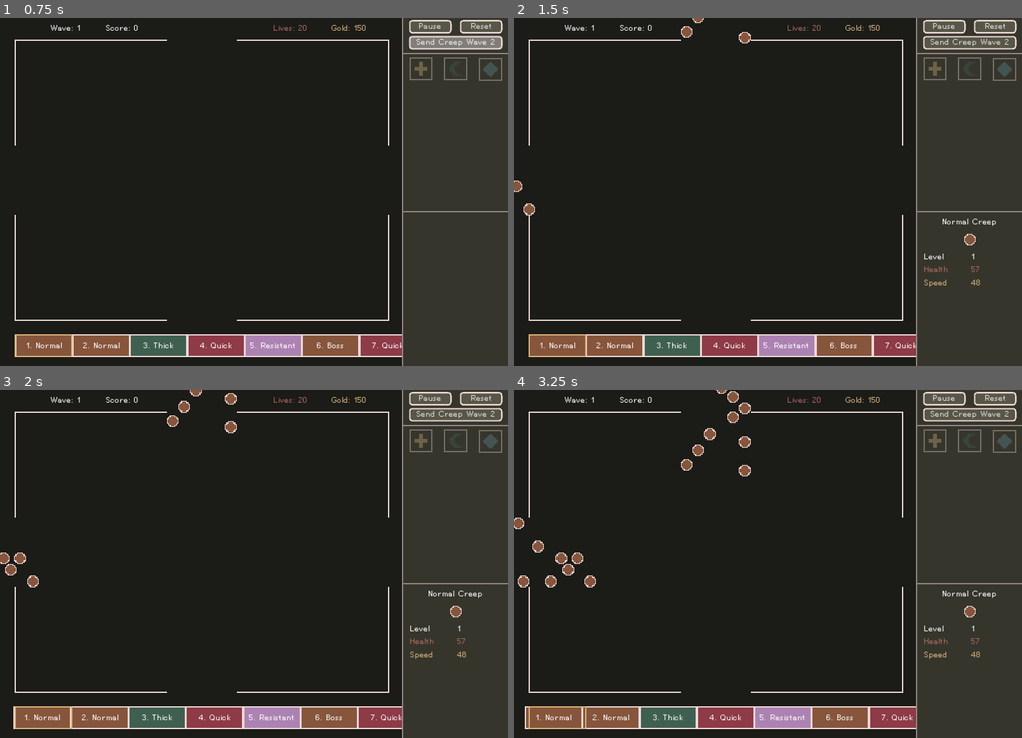
Above: before the commit, frames 1-4 (two rows, left to right).
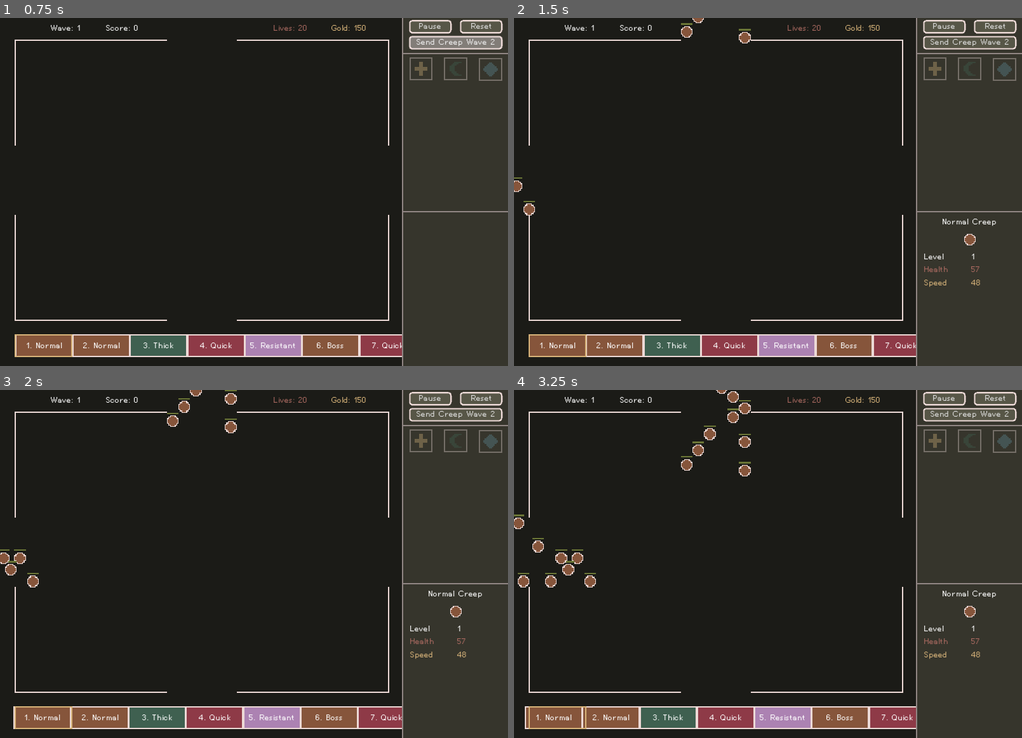
Above: after the commit, the same moments.

Repository: nolenroyalty/ReShape-TD
Game: Godot game, scene res://Main.tscn
Same seed, same stepped clock (60 frames per second), same inputs: the game is played once before the commit and once after it.
Inputs (mouse positions are in pixels of both pictures, inside the frame that each line leads up to):
- Up to frame 1 (0.75 s): click "Start" at 0.5 s
- Up to frame 2 (1.5 s): click (519, 209) at 1.27 s
- Up to frame 3 (2 s): no input
- Up to frame 4 (3.25 s): move the mouse to (717, 553) at 2.02 s; hold U (upgrade_tower) 2.03-2.78 s; hold Shift (continue_building) 2.03-2.78 s; click (717, 553) at 2.17 s; move the mouse to (666, 581) at 2.77 s; tap R (reshape_tower) at 2.85 s

Frame 1 is identical in both runs. In frame 2, less than 0.1% of the frame differs, in the area x 0-47%, y 1-53%; in frame 3, less than 0.1%; in frame 4, 0.2%, in the area x 0-47%, y 0-53%.

Commit message:
health bars

Diff:
--- a/creeps/CreepGeneric.gd
+++ b/creeps/CreepGeneric.gd
@@ -32,6 +32,7 @@
 var chilled = false
 var stunned = false
 var poisoned = false
+var max_health = 0
 var health = 0
 var rng
 
@@ -127,6 +128,7 @@
 
 func damage(amount, bonus_gold):
 	health -= amount
+	$HealthBarFull.rect_scale.x = max(float(health), 0.0) / float(max_health)
 	emit_signal("state_changed")
 	if health <= 0:
 		state = S.DYING
@@ -178,7 +180,10 @@
 func update_rotation(target):
 	# We default to facing DOWN, which is 90 degrees.
 	# If we get back 0 degrees, we want to rotate -90 degrezzes
-	rotation_degrees = rad2deg(position.angle_to_point(target)) + 90
+	var rot = rad2deg(position.angle_to_point(target)) + 180
+	# var rot = rad2deg(position.angle_to_point(target)) + 90
+	spriteButton.rect_rotation = rot
+	$Hurtbox.rotation_degrees = rot
 
 func handle_collides(planned_move, my_remainder):
 	for i in get_slide_count():
@@ -304,6 +309,7 @@
 	self.level = level_
 	destination = dest
 	health = compute_health()
+	max_health = health
 
 func selected():
 	emit_signal("selected")
--- a/creeps/CreepGeneric.tscn
+++ b/creeps/CreepGeneric.tscn
@@ -15,11 +15,26 @@
 collision_mask = 0
 script = ExtResource( 1 )
 
+[node name="HealthBarEmpty" type="ColorRect" parent="."]
+margin_left = -8.0
+margin_top = -11.0
+margin_right = 8.0
+margin_bottom = -9.0
+color = Color( 0.662745, 0.411765, 0.376471, 1 )
+
+[node name="HealthBarFull" type="ColorRect" parent="."]
+margin_left = -8.0
+margin_top = -11.0
+margin_right = 8.0
+margin_bottom = -9.0
+color = Color( 0.419608, 0.462745, 0.211765, 1 )
+
 [node name="SpriteButton" type="TextureButton" parent="."]
 margin_left = -8.0
 margin_top = -8.0
 margin_right = 8.0
 margin_bottom = 8.0
+rect_pivot_offset = Vector2( 8, 8 )
 mouse_filter = 1
 texture_normal = ExtResource( 2 )
 
--- a/creeps/CreepNormal.tscn
+++ b/creeps/CreepNormal.tscn
@@ -9,7 +9,15 @@
 
 [node name="Creep" instance=ExtResource( 1 )]
 
-[node name="SpriteButton" parent="." index="0"]
+[node name="HealthBarEmpty" parent="." index="0"]
+margin_top = -12.0
+margin_bottom = -10.0
+
+[node name="HealthBarFull" parent="." index="1"]
+margin_top = -12.0
+margin_bottom = -10.0
+
+[node name="SpriteButton" parent="." index="2"]
 texture_normal = ExtResource( 2 )
 
 [node name="CollisionShape2D" parent="Hurtbox" index="0"]
--- a/creeps/CreepQuick.tscn
+++ b/creeps/CreepQuick.tscn
@@ -5,20 +5,15 @@
 [ext_resource path="res://creeps/CreepQuick.gd" type="Script" id=3]
 
 [sub_resource type="CapsuleShape2D" id=1]
+resource_local_to_scene = true
 radius = 5.0
-height = 5.0
+height = 4.0
 
 [node name="Creep" instance=ExtResource( 1 )]
 script = ExtResource( 3 )
 
-[node name="SpriteButton" parent="." index="0"]
-margin_left = 8.0
-margin_top = -7.0
-margin_right = 24.0
-margin_bottom = 9.0
-rect_rotation = 89.9999
+[node name="SpriteButton" parent="." index="2"]
 texture_normal = ExtResource( 2 )
 
 [node name="CollisionShape2D" parent="Hurtbox" index="0"]
-position = Vector2( 0, 1 )
 shape = SubResource( 1 )
--- a/creeps/CreepResist.tscn
+++ b/creeps/CreepResist.tscn
@@ -11,7 +11,7 @@
 [node name="Creep" instance=ExtResource( 1 )]
 script = ExtResource( 3 )
 
-[node name="SpriteButton" parent="." index="0"]
+[node name="SpriteButton" parent="." index="2"]
 texture_normal = ExtResource( 2 )
 
 [node name="CollisionShape2D" parent="Hurtbox" index="0"]
--- a/creeps/CreepThick.tscn
+++ b/creeps/CreepThick.tscn
@@ -5,21 +5,29 @@
 [ext_resource path="res://creeps/CreepThick.gd" type="Script" id=3]
 
 [sub_resource type="CapsuleShape2D" id=1]
-radius = 8.0
-height = 3.0
+radius = 6.0
+height = 8.01
 
 [node name="CreepThick" instance=ExtResource( 1 )]
 script = ExtResource( 3 )
 
-[node name="SpriteButton" parent="." index="0"]
-margin_left = 16.0
+[node name="HealthBarEmpty" parent="." index="0"]
+margin_top = -14.0
+margin_bottom = -12.0
+
+[node name="HealthBarFull" parent="." index="1"]
+margin_top = -14.0
+margin_bottom = -12.0
+
+[node name="SpriteButton" parent="." index="2"]
+margin_left = -16.0
 margin_top = -16.0
-margin_right = 48.0
+margin_right = 16.0
 margin_bottom = 16.0
-rect_rotation = 90.0
+rect_pivot_offset = Vector2( 16, 16 )
 texture_normal = ExtResource( 2 )
 
 [node name="CollisionShape2D" parent="Hurtbox" index="0"]
-position = Vector2( 0, 1 )
-rotation = 3.14159
+position = Vector2( 1, 0 )
+rotation = 1.57079
 shape = SubResource( 1 )
--- a/creeps/NormalBoss.tscn
+++ b/creeps/NormalBoss.tscn
@@ -1,16 +1,32 @@
-[gd_scene load_steps=4 format=2]
+[gd_scene load_steps=5 format=2]
 
 [ext_resource path="res://creeps/CreepGeneric.tscn" type="PackedScene" id=1]
 [ext_resource path="res://creeps/sprites/normalboss.png" type="Texture" id=2]
 [ext_resource path="res://creeps/NormalBoss.gd" type="Script" id=3]
 
+[sub_resource type="CircleShape2D" id=1]
+resource_local_to_scene = true
+radius = 11.0
+
 [node name="Creep" instance=ExtResource( 1 )]
 script = ExtResource( 3 )
 
-[node name="SpriteButton" parent="." index="0"]
-margin_left = 16.0
+[node name="HealthBarEmpty" parent="." index="0"]
+margin_top = -14.0
+margin_bottom = -12.0
+
+[node name="HealthBarFull" parent="." index="1"]
+margin_top = -14.0
+margin_bottom = -12.0
+
+[node name="SpriteButton" parent="." index="2"]
+margin_left = -16.0
 margin_top = -16.0
-margin_right = 48.0
+margin_right = 16.0
 margin_bottom = 16.0
 rect_rotation = 89.9999
+rect_pivot_offset = Vector2( 16, 16 )
 texture_normal = ExtResource( 2 )
+
+[node name="CollisionShape2D" parent="Hurtbox" index="0"]
+shape = SubResource( 1 )
--- a/creeps/QuickBoss.tscn
+++ b/creeps/QuickBoss.tscn
@@ -10,12 +10,21 @@
 [node name="Creep" instance=ExtResource( 2 )]
 script = ExtResource( 3 )
 
-[node name="SpriteButton" parent="." index="0"]
-margin_left = 16.0
+[node name="HealthBarEmpty" parent="." index="0"]
+margin_top = -18.0
+margin_bottom = -16.0
+
+[node name="HealthBarFull" parent="." index="1"]
+margin_top = -18.0
+margin_bottom = -16.0
+
+[node name="SpriteButton" parent="." index="2"]
+margin_left = -16.0
 margin_top = -16.0
-margin_right = 48.0
+margin_right = 16.0
 margin_bottom = 16.0
 rect_rotation = 89.9999
+rect_pivot_offset = Vector2( 16, 16 )
 texture_normal = ExtResource( 1 )
 
 [node name="CollisionShape2D" parent="Hurtbox" index="0"]
--- a/creeps/ResistantBoss.tscn
+++ b/creeps/ResistantBoss.tscn
@@ -10,12 +10,21 @@
 [node name="Creep" instance=ExtResource( 1 )]
 script = ExtResource( 3 )
 
-[node name="SpriteButton" parent="." index="0"]
-margin_left = 16.0
+[node name="HealthBarEmpty" parent="." index="0"]
+margin_top = -17.0
+margin_bottom = -15.0
+
+[node name="HealthBarFull" parent="." index="1"]
+margin_top = -17.0
+margin_bottom = -15.0
+
+[node name="SpriteButton" parent="." index="2"]
+margin_left = -16.0
 margin_top = -16.0
-margin_right = 48.0
+margin_right = 16.0
 margin_bottom = 16.0
 rect_rotation = 89.9999
+rect_pivot_offset = Vector2( 16, 16 )
 texture_normal = ExtResource( 2 )
 
 [node name="CollisionShape2D" parent="Hurtbox" index="0"]
--- a/creeps/ThickBoss.tscn
+++ b/creeps/ThickBoss.tscn
@@ -10,12 +10,20 @@
 [node name="Creep" instance=ExtResource( 1 )]
 script = ExtResource( 3 )
 
-[node name="SpriteButton" parent="." index="0"]
-margin_left = 16.0
+[node name="HealthBarEmpty" parent="." index="0"]
+margin_top = -17.0
+margin_bottom = -15.0
+
+[node name="HealthBarFull" parent="." index="1"]
+margin_top = -17.0
+margin_bottom = -15.0
+
+[node name="SpriteButton" parent="." index="2"]
+margin_left = -16.0
 margin_top = -16.0
-margin_right = 48.0
+margin_right = 16.0
 margin_bottom = 16.0
-rect_rotation = 89.9999
+rect_pivot_offset = Vector2( 16, 16 )
 texture_normal = ExtResource( 2 )
 
 [node name="CollisionShape2D" parent="Hurtbox" index="0"]
